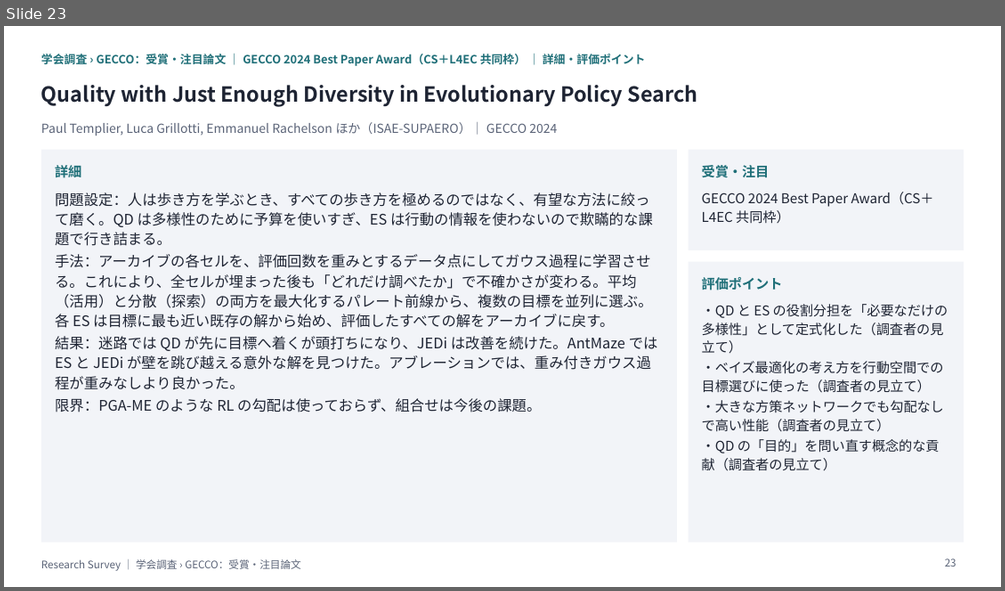
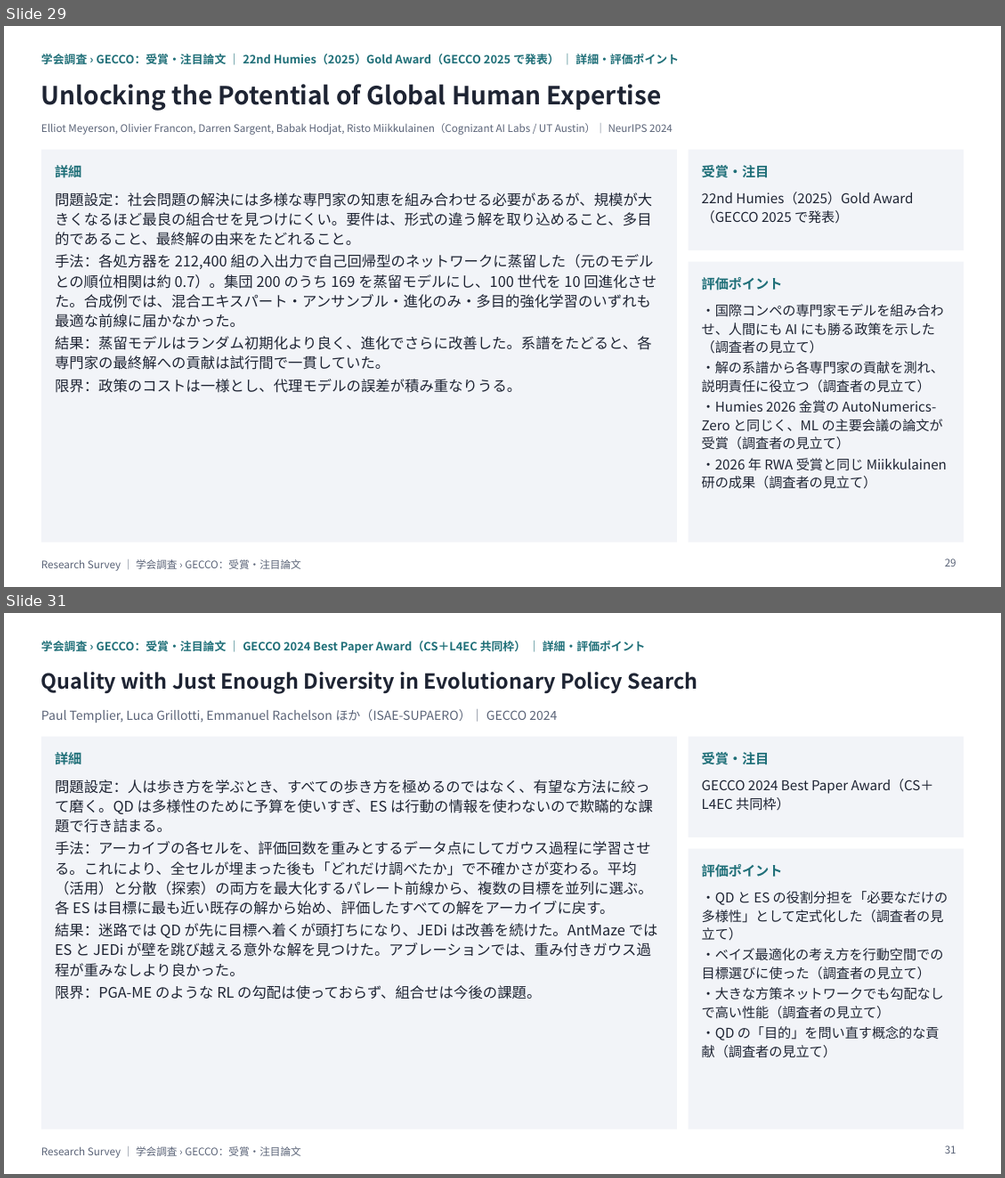
Before and after one commit to create-alt/researches, a slide deck: gecco/gecco.pptx. Shown one above the other, each under a label of ours: slide 23 before the commit, slides 29 and 31 after it; the slides between them are not shown. The pictures are 1005x591 and 1005x1178 pixels, drawn with LibreOffice and Linux fonts; fonts in the diff are those of the drawing. Boxes give left, top, right and bottom in pixels: in the first picture for what was removed or moved away, otherwise in the second. Text is boxed around its words. In the diff, an @@ line names an element or a change of style, - is before the commit and + after.

```diff
--- a/gecco/gecco.pptx
+++ b/gecco/gecco.pptx
@@ slide 29 added at (4,26,1001,587), background #FFFFFF; not listed: 6 template elements that a slide beside it also shows @@
@@ text added at (41,54,679,64), 11 pt, text #1F6F78, bold @@
+学会調査 › GECCO：受賞・注目論文 ｜ 22nd Humies（2025）Gold Award（GECCO 2025 で発表） ｜ 詳細・評価ポイント
@@ text added at (41,84,662,111), 24 pt, text #1E2433, bold @@
+Unlocking the Potential of Global Human Expertise
@@ text added at (41,123,672,135), 10 pt, text #5B6478 @@
+Elliot Meyerson, Olivier Francon, Darren Sargent, Babak Hodjat, Risto Miikkulainen（Cognizant AI Labs / UT Austin）｜ NeurIPS 2024
@@ text added at (55,192,656,393), 14 pt, text #1E2433 @@
+問題設定：社会問題の解決には多様な専門家の知恵を組み合わせる必要があるが、規模が大きくなるほど最良の組合せを見つけにくい。要件は、形式の違う解を取り込めること、多目的であること、最終解の由来をたどれること。
+手法：各処方器を 212,400 組の入出力で自己回帰型のネットワークに蒸留した（元のモデルとの順位相関は約 0.7）。集団 200 のうち 169 を蒸留モデルにし、100 世代を 10 回進化させた。合成例では、混合エキスパート・アンサンブル・進化のみ・多目的強化学習のいずれも最適な前線に届かなかった。
+結果：蒸留モデルはランダム初期化より良く、進化でさらに改善した。系譜をたどると、各専門家の最終解への貢献は試行間で一貫していた。
+限界：政策のコストは一様とし、代理モデルの誤差が積み重なりうる。
@@ text added at (702,192,914,224), 13 pt, text #1E2433 @@
+22nd Humies（2025）Gold Award（GECCO 2025 で発表）
@@ text added at (702,304,947,489), 13 pt, text #1E2433 @@
+・国際コンペの専門家モデルを組み合わせ、人間にも AI にも勝る政策を示した（調査者の見立て）
+・解の系譜から各専門家の貢献を測れ、説明責任に役立つ（調査者の見立て）
+・Humies 2026 金賞の AutoNumerics-Zero と同じく、ML の主要会議の論文が受賞（調査者の見立て）
+・2026 年 RWA 受賞と同じ Miikkulainen 研の成果（調査者の見立て）
@@ text added at (41,559,301,571), 10 pt, text #5B6478 @@
+Research Survey ｜ 学会調査 › GECCO：受賞・注目論文
@@ page number added at (945,558,956,566), 10 pt, text #5B6478 @@
+29
@@ what was slide 23 is now slide 31 @@
@@ page number at (945,1145,956,1153): text changed @@
-23
+31
```
Also in this commit, not shown: 12 slides changed, 9 other slides added, 11 other files.
